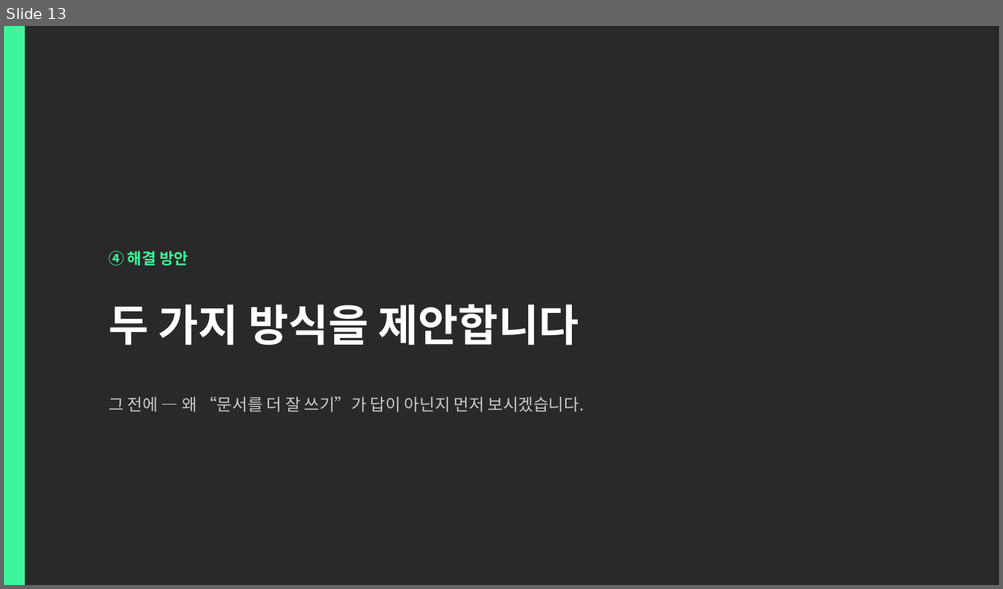
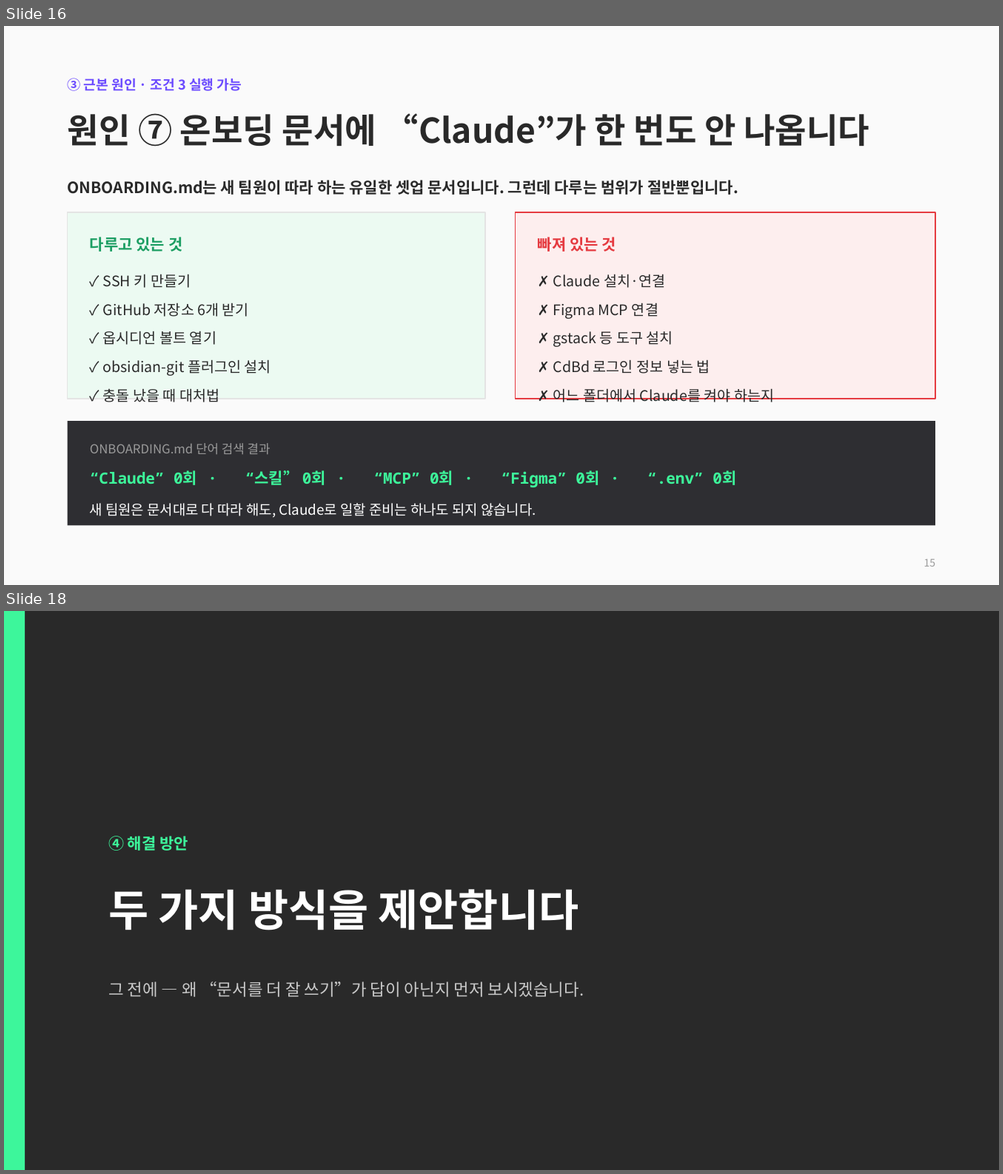
Before and after one commit to CdBd-in/design, a slide deck: CdBd 문서 체계 진단 및 개편 제안.pptx. Shown one above the other, each under a label of ours: slide 13 before the commit, slides 16 and 18 after it; the slides between them are not shown. The pictures are 1003x589 and 1003x1174 pixels, drawn with LibreOffice and Linux fonts; fonts in the diff are those of the drawing. Boxes give left, top, right and bottom in pixels: in the first picture for what was removed or moved away, otherwise in the second. Text is boxed around its words. In the diff, an @@ line names an element or a change of style, - is before the commit and + after.

```diff
--- a/CdBd 문서 체계 진단 및 개편 제안.pptx
+++ b/CdBd 문서 체계 진단 및 개편 제안.pptx
@@ slide 16 added at [4, 26, 999, 585], background #FFFFFF @@
@@ rectangle added at [4, 26, 999, 585], fill #FAFAFA @@
@@ text added at [68, 78, 242, 91], 13 pt, text #6C4CFF, bold @@
+③ 근본 원인 · 조건 3 실행 가능
@@ text added at [68, 113, 869, 147], 33 pt, text #292929, bold @@
+원인 ⑦ 온보딩 문서에 “Claude”가 한 번도 안 나옵니다
@@ text added at [68, 180, 738, 195], 15 pt, text #292929, bold @@
+ONBOARDING.md는 새 팀원이 따라 하는 유일한 셋업 문서입니다. 그런데 다루는 범위가 절반뿐입니다.
@@ rectangle added at [68, 212, 485, 399], fill #ECFAF2, outline #E4E4E4 1 pt @@
@@ rectangle added at [515, 212, 935, 399], fill #FDEEEE, outline #E53A40 1.2 pt @@
@@ text added at [90, 237, 182, 252], 15 pt, text #1C9E63, bold @@
+다루고 있는 것
@@ text added at [538, 237, 616, 252], 15 pt, text #E53A40, bold @@
+빠져 있는 것
@@ text added at [103, 274, 271, 403], 14 pt, text #292929 @@
+✓ SSH 키 만들기
+✓ GitHub 저장소 6개 받기
+✓ 옵시디언 볼트 열기
+✓ obsidian-git 플러그인 설치
+✓ 충돌 났을 때 대처법
@@ text added at [553, 274, 774, 403], 14 pt, text #292929 @@
+✗ Claude 설치·연결
+✗ Figma MCP 연결
+✗ gstack 등 도구 설치
+✗ CdBd 로그인 정보 넣는 법
+✗ 어느 폴더에서 Claude를 켜야 하는지
@@ rectangle added at [68, 421, 935, 526], fill #2E2E32 @@
@@ text added at [90, 443, 736, 518], 15 pt, text #3DF69B @@
+ONBOARDING.md 단어 검색 결과
+“Claude” 0회 · “스킬” 0회 · “MCP” 0회 · “Figma” 0회 · “.env” 0회
+새 팀원은 문서대로 다 따라 해도, Claude로 일할 준비는 하나도 되지 않습니다.
@@ text added at [924, 560, 936, 567], 10 pt, text #9A9A9A @@
+15
@@ what was slide 13 is now slide 18 @@
```
Also in this commit, not shown: 17 slides changed, 6 other slides added, 1 other file.
